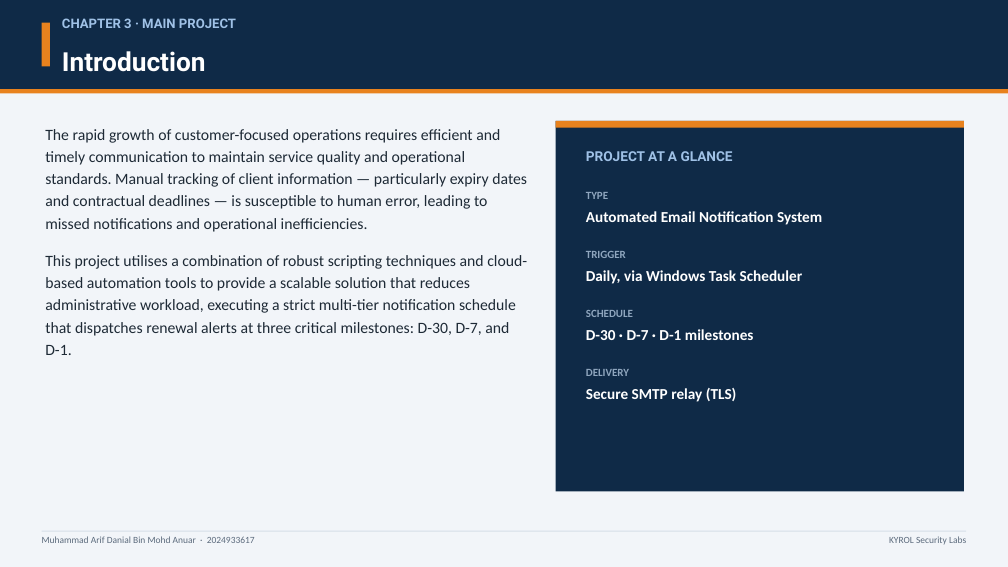
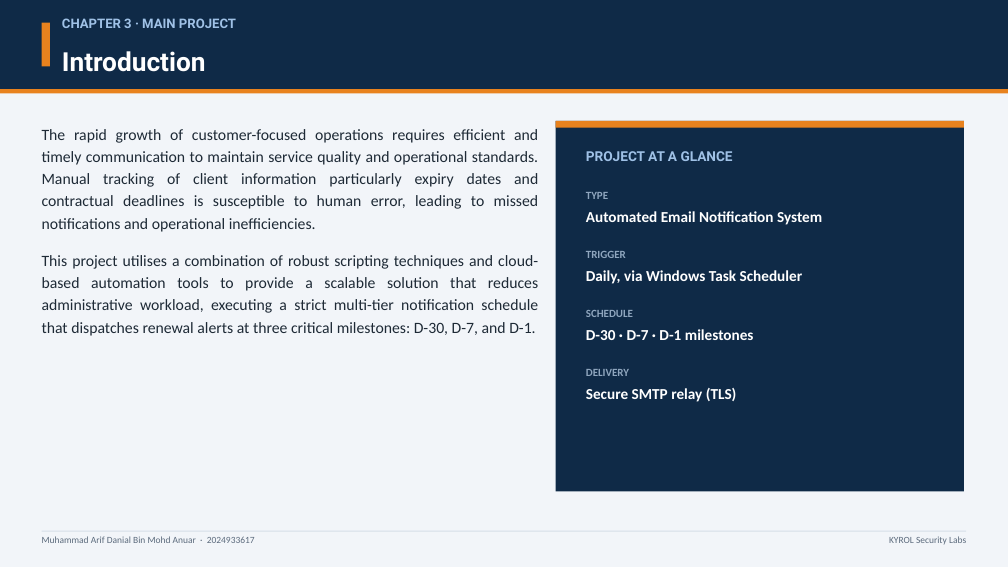
Before and after one commit to arfdnl/email-reminder-system, a slide deck: slide 5 of LI_Presentation_Arif_Danial.pptx. Drawn at 1008x567 pixels with LibreOffice and Linux fonts; fonts in the diff are those of the drawing. Boxes give left, top, right and bottom in pixels: in the first picture for what was removed or moved away, otherwise in the second. Text is boxed around its words. In the diff, an @@ line names an element or a change of style, - is before the commit and + after.

```diff
--- a/LI_Presentation_Arif_Danial.pptx
+++ b/LI_Presentation_Arif_Danial.pptx
@@ text at bbox=[42, 129, 539, 232]: text changed @@
-The rapid growth of customer-focused operations requires efficient and timely communication to maintain service quality and operational standards. Manual tracking of client information — particularly expiry dates and contractual deadlines — is susceptible to human error, leading to missed notifications and operational inefficiencies.
+The rapid growth of customer-focused operations requires efficient and timely communication to maintain service quality and operational standards. Manual tracking of client information particularly expiry dates and contractual deadlines is susceptible to human error, leading to missed notifications and operational inefficiencies.
@@ text at bbox=[42, 255, 538, 336]: alignment left to justified @@
```
Also in this commit, not shown: 6 other slides changed, 2 other files.
